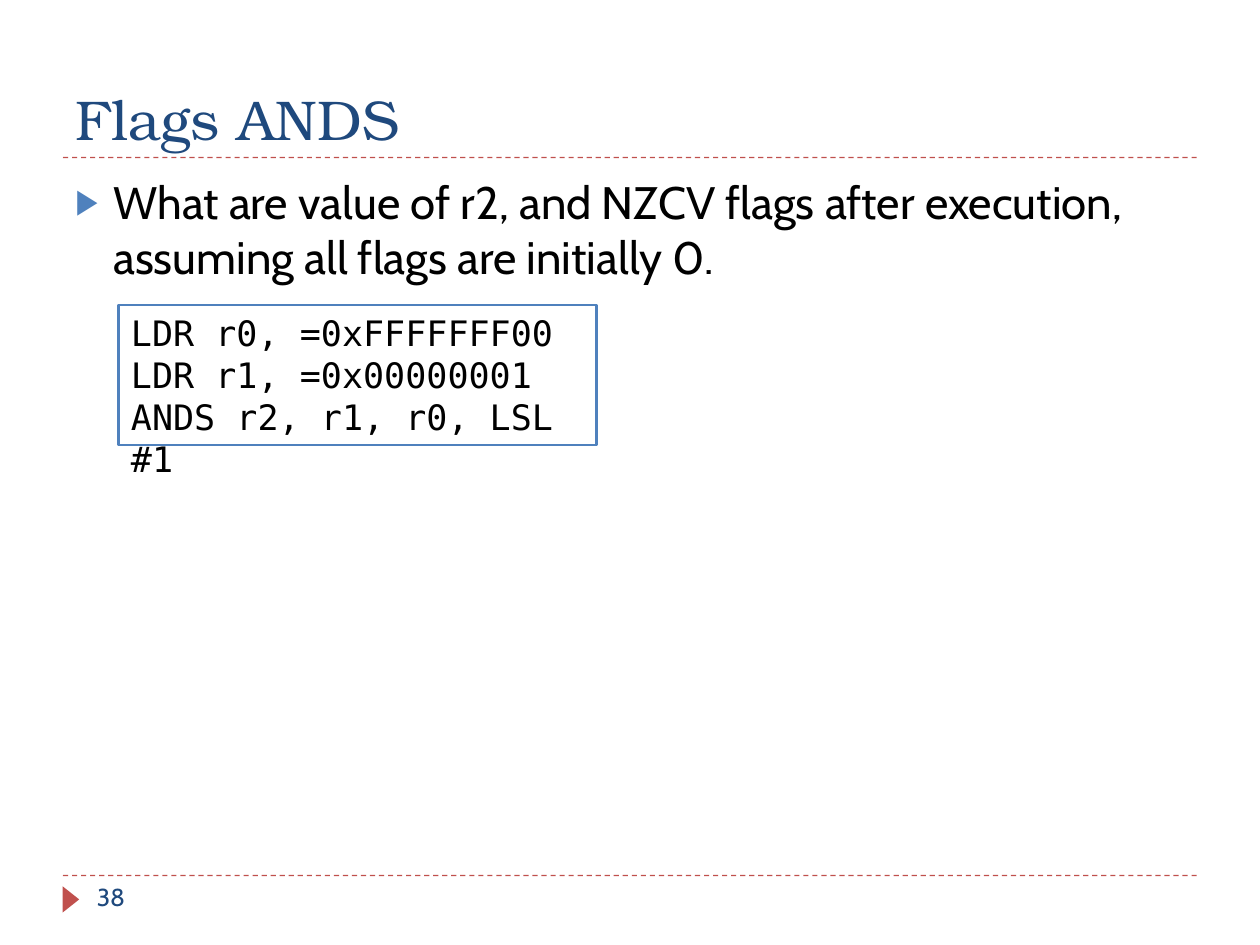
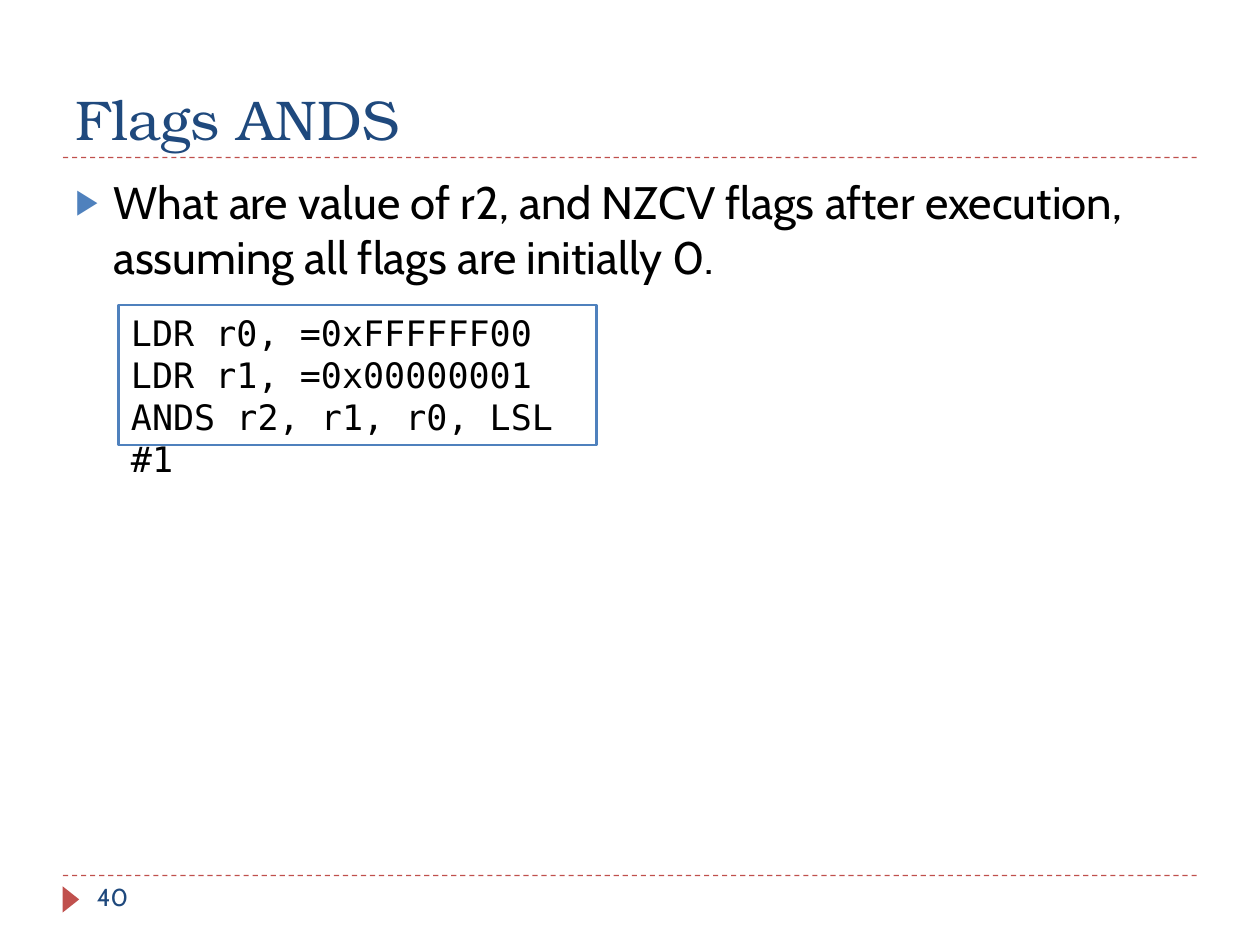
Before and after one commit to guhofstra/CSC111Fa25, a slide deck: slide 40 of PPTs/Ch4_ARM_Arithmetic_Logic_Exercises_ANS.pptx (slide 38 before the commit). Drawn at 1260x945 pixels with LibreOffice and Linux fonts; fonts in the diff are those of the drawing. Boxes give left, top, right and bottom in pixels: in the first picture for what was removed or moved away, otherwise in the second. Text is boxed around its words. In the diff, an @@ line names an element or a change of style, - is before the commit and + after.

```diff
--- a/PPTs/Ch4_ARM_Arithmetic_Logic_Exercises_ANS.pptx
+++ b/PPTs/Ch4_ARM_Arithmetic_Logic_Exercises_ANS.pptx
@@ text in rectangle at (x1=131, y1=320, x2=532, y2=351): text changed @@
-LDR r0, =0xFFFFFFF00
+LDR r0, =0xFFFFFF00
@@ page number at (x1=97, y1=888, x2=128, y2=907): text changed @@
-38
+40
```
Also in this commit, not shown: 13 other slides changed, 2 slides added, 6 other files.
